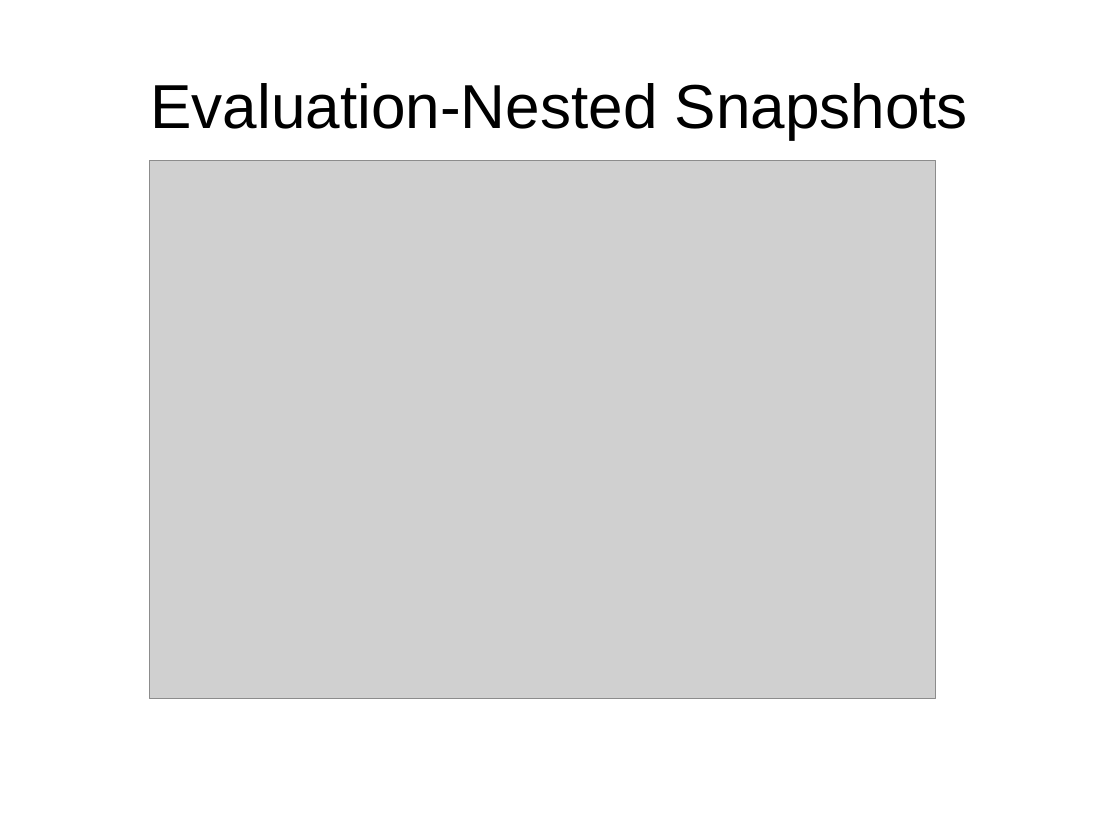
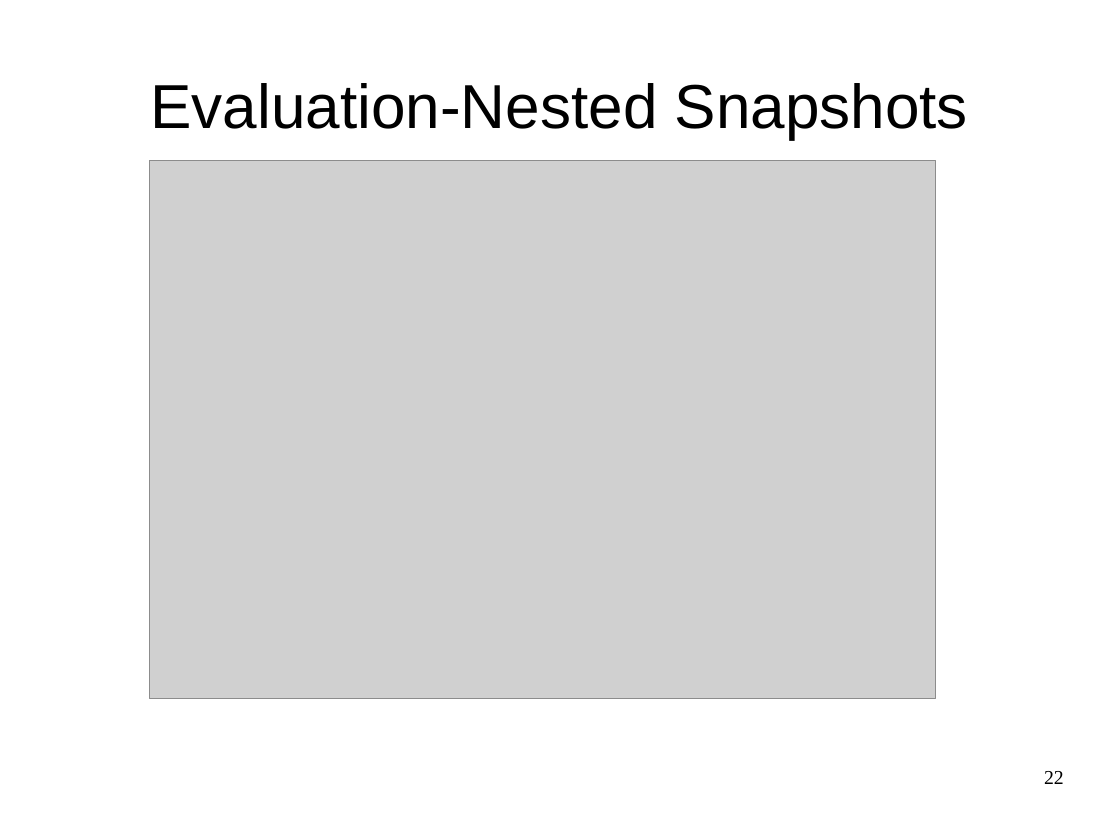
Before and after one commit to pushparajxa/Thesis-Presentation, a slide deck: slide 22 of Final_Presentation.odp (slide 19 before the commit). Drawn at 1120x840 pixels with LibreOffice and Linux fonts; fonts in the diff are those of the drawing; grey boxes stand for pictures. Boxes give left, top, right and bottom in pixels: in the first picture for what was removed or moved away, otherwise in the second. Text is boxed around its words. In the diff, an @@ line names an element or a change of style, - is before the commit and + after.

```diff
--- a/Final_Presentation.odp
+++ b/Final_Presentation.odp
@@ page number added at (x1=1044, y1=771, x2=1064, y2=784), 14 pt, text #000000 @@
+22
```
Also in this commit, not shown: 24 other slides changed, 2 slides added, 4 slides removed, 4 other files.
